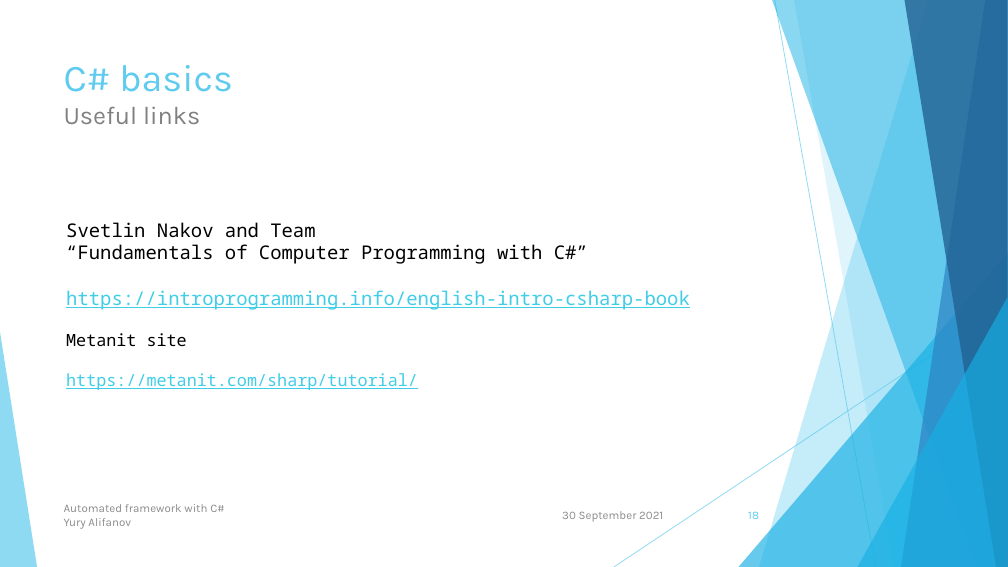
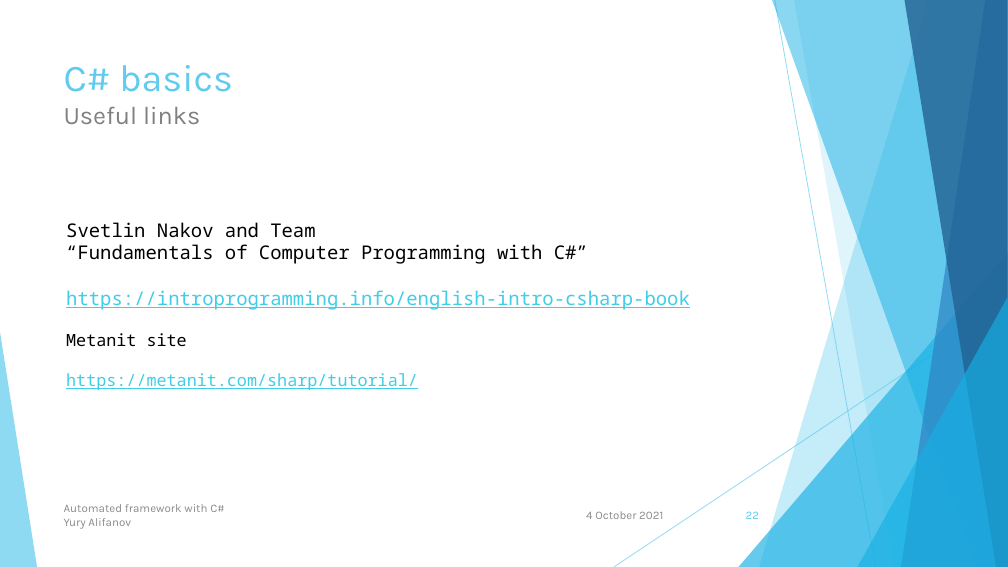
Before and after one commit to user-yalif/ITLeadersCourseAlifanov, a slide deck: slide 22 of Alifanov.ITLeadersCourse/Automated framework with C#.pptx (slide 18 before the commit). Drawn at 1008x567 pixels with LibreOffice and Linux fonts; fonts in the diff are those of the drawing. Boxes give left, top, right and bottom in pixels: in the first picture for what was removed or moved away, otherwise in the second. Text is boxed around its words. In the diff, an @@ line names an element or a change of style, - is before the commit and + after.

```diff
--- a/Alifanov.ITLeadersCourse/Automated framework with C#.pptx
+++ b/Alifanov.ITLeadersCourse/Automated framework with C#.pptx
@@ text at <box>586,511,663,519</box>: text changed @@
-30 September 2021
+4 October 2021
@@ page number at <box>746,511,759,519</box>: text changed @@
-18
+22
```
Also in this commit, not shown: 10 other slides changed, 4 slides added, 5 other files.
